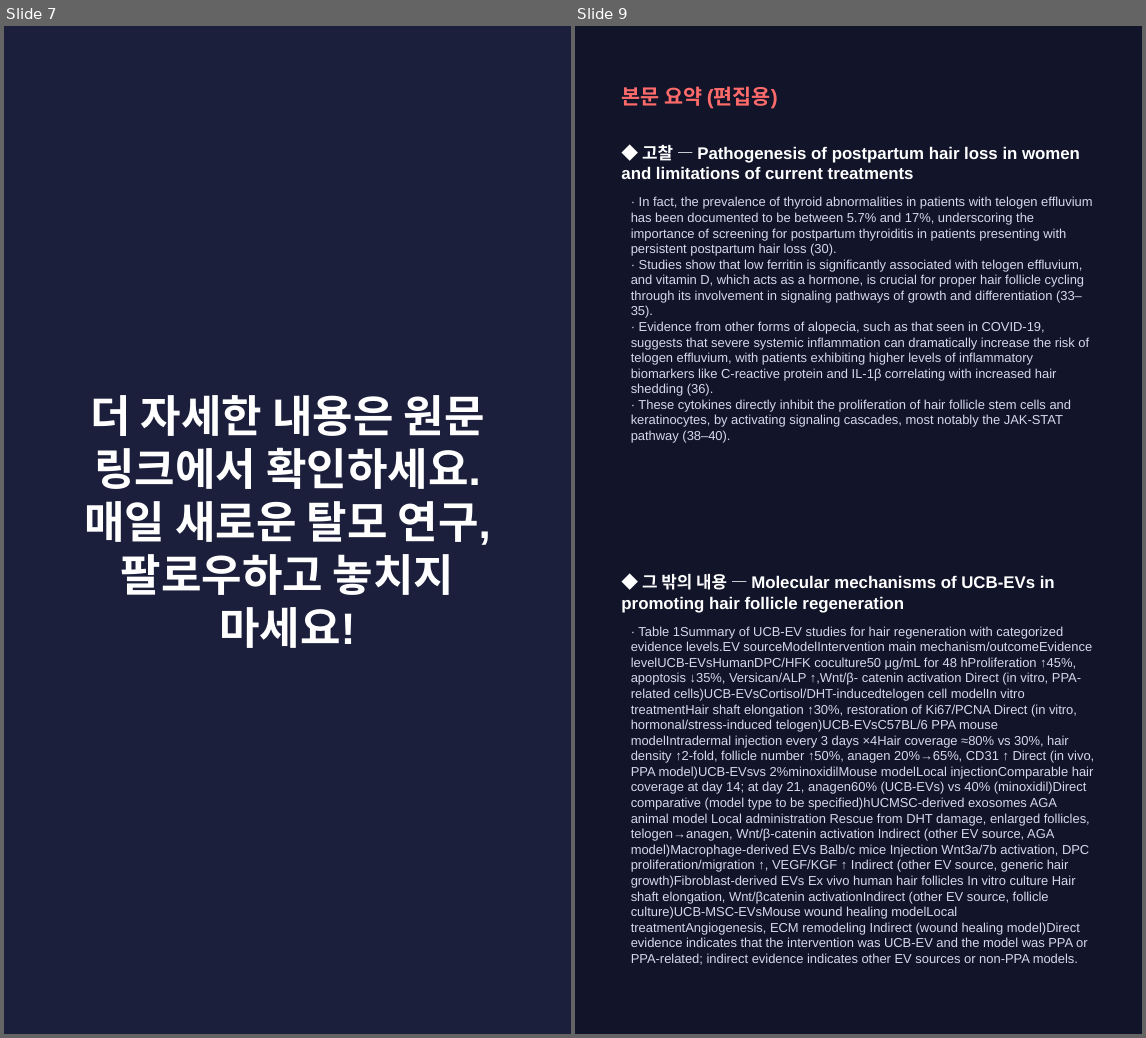
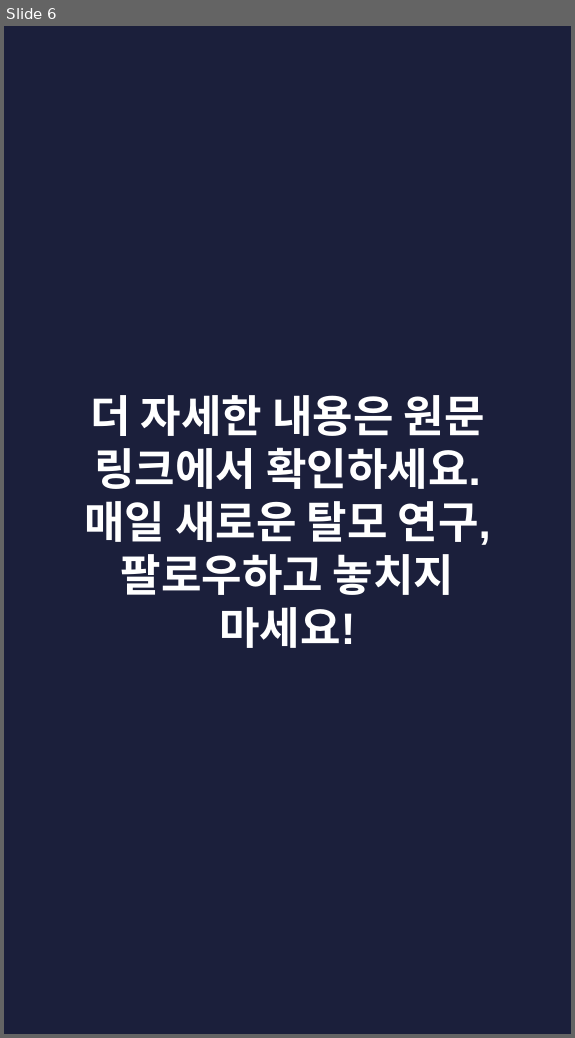
Before and after one commit to hyokang2010-BJ-ANTH/product-builder-test, a slide deck: pwa/data/latest/slides.pptx. Shown side by side, each under a label of ours: slides 7 and 9 before the commit, slide 6 after it; the slides between them are not shown. The pictures are 1146x1038 and 575x1038 pixels, drawn with LibreOffice and Linux fonts; fonts in the diff are those of the drawing. Boxes give left, top, right and bottom in pixels: in the first picture for what was removed or moved away, otherwise in the second. Text is boxed around its words. In the diff, an @@ line names an element or a change of style, - is before the commit and + after.

```diff
--- a/pwa/data/latest/slides.pptx
+++ b/pwa/data/latest/slides.pptx
@@ slide 9 removed at [575,26,1142,1034], background #12142A @@
@@ text removed at [621,86,778,109] @@
-본문 요약 (편집용)
@@ text removed at [621,145,1080,179] @@
-◆ 고찰 — Pathogenesis of postpartum hair loss in women and limitations of current treatments
@@ text removed at [631,196,1092,443] @@
-· In fact, the prevalence of thyroid abnormalities in patients with telogen effluvium has been documented to be between 5.7% and 17%, underscoring the importance of screening for postpartum thyroiditis in patients presenting with persistent postpartum hair loss (30).
-· Studies show that low ferritin is significantly associated with telogen effluvium, and vitamin D, which acts as a hormone, is crucial for proper hair follicle cycling through its involvement in signaling pathways of growth and differentiation (33–35).
-· Evidence from other forms of alopecia, such as that seen in COVID-19, suggests that severe systemic inflammation can dramatically increase the risk of telogen effluvium, with patients exhibiting higher levels of inflammatory biomarkers like C-reactive protein and IL-1β correlating with increased hair shedding (36).
-· These cytokines directly inhibit the proliferation of hair follicle stem cells and keratinocytes, by activating signaling cascades, most notably the JAK-STAT pathway (38–40).
@@ text removed at [621,574,1055,613] @@
-◆ 그 밖의 내용 — Molecular mechanisms of UCB-EVs in promoting hair follicle regeneration
@@ text removed at [631,626,1095,965] @@
-· Table 1Summary of UCB-EV studies for hair regeneration with categorized evidence levels.EV sourceModelIntervention main mechanism/outcomeEvidence levelUCB-EVsHumanDPC/HFK coculture50 μg/mL for 48 hProliferation ↑45%, apoptosis ↓35%, Versican/ALP ↑,Wnt/β- catenin activation Direct (in vitro, PPA-related cells)UCB-EVsCortisol/DHT-inducedtelogen cell modelIn vitro treatmentHair shaft elongation ↑30%, restoration of Ki67/PCNA Direct (in vitro, hormonal/stress-induced telogen)UCB-EVsC57BL/6 PPA mouse modelIntradermal injection every 3 days ×4Hair coverage ≈80% vs 30%, hair density ↑2-fold, follicle number ↑50%, anagen 20%→65%, CD31 ↑ Direct (in vivo, PPA model)UCB-EVsvs 2%minoxidilMouse modelLocal injectionComparable hair coverage at day 14; at day 21, anagen60% (UCB-EVs) vs 40% (minoxidil)Direct comparative (model type to be specified)hUCMSC-derived exosomes AGA animal model Local administration Rescue from DHT damage, enlarged follicles, telogen→anagen, Wnt/β-catenin activation Indirect (other EV source, AGA model)Macrophage-derived EVs Balb/c mice Injection Wnt3a/7b activation, DPC proliferation/migration ↑, VEGF/KGF ↑ Indirect (other EV source, generic hair growth)Fibroblast-derived EVs Ex vivo human hair follicles In vitro culture Hair shaft elongation, Wnt/βcatenin activationIndirect (other EV source, follicle culture)UCB-MSC-EVsMouse wound healing modelLocal treatmentAngiogenesis, ECM remodeling Indirect (wound healing model)Direct evidence indicates that the intervention was UCB-EV and the model was PPA or PPA-related; indirect evidence indicates other EV sources or non-PPA models.
@@ what was slide 7 is now slide 6 @@
```
Also in this commit, not shown: 3 slides changed, 5 slides added, 6 other slides removed, 27 other files.
